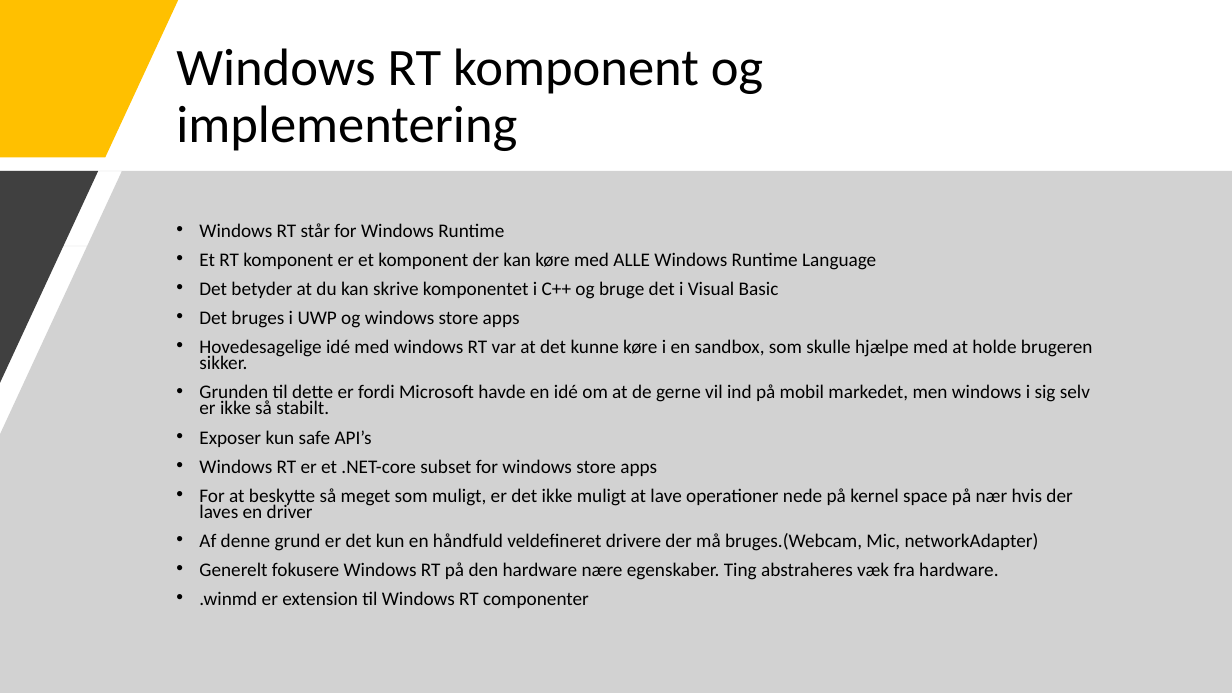
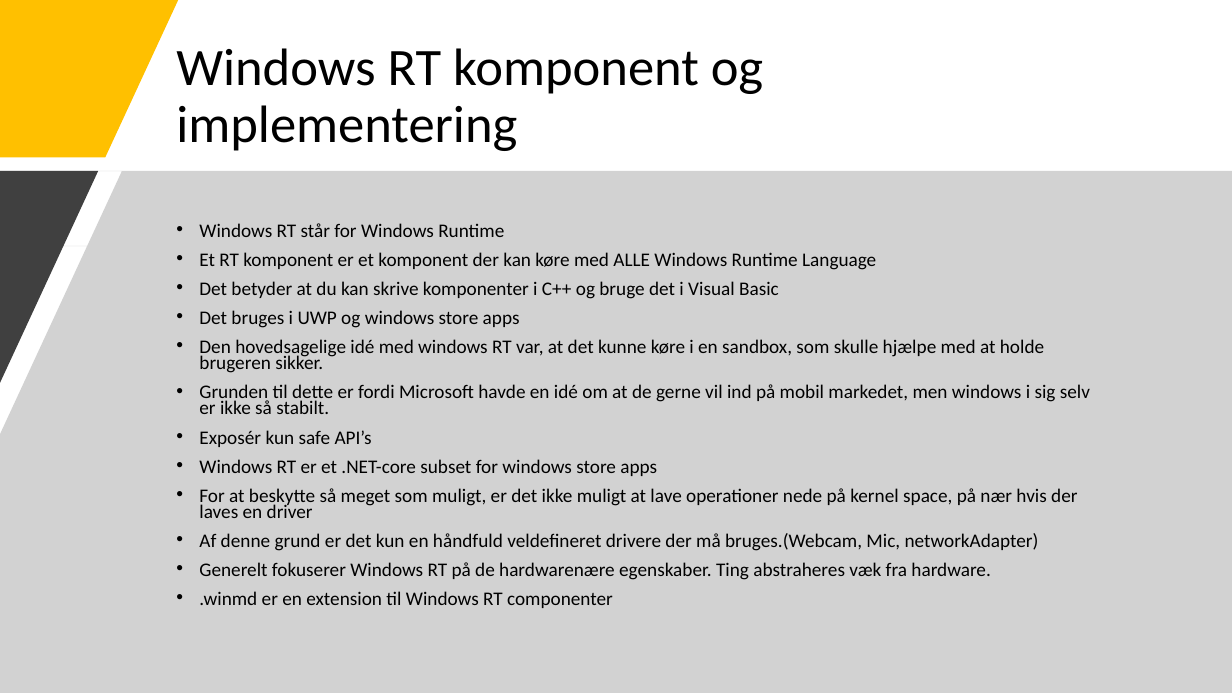
Before and after one commit to Bl0bb3r/KPU_CBD, a slide deck: slide 8 of Presentations/7_CrossPlatform.pptx. Drawn at 1232x693 pixels with LibreOffice and Linux fonts; fonts in the diff are those of the drawing. Boxes give left, top, right and bottom in pixels: in the first picture for what was removed or moved away, otherwise in the second. Text is boxed around its words. In the diff, an @@ line names an element or a change of style, - is before the commit and + after.

```diff
--- a/Presentations/7_CrossPlatform.pptx
+++ b/Presentations/7_CrossPlatform.pptx
@@ text at [199, 281, 779, 299]: text changed @@
-• Det betyder at du kan skrive komponentet i C++ og bruge det i Visual Basic
+• Det betyder at du kan skrive komponenter i C++ og bruge det i Visual Basic
@@ text at [199, 339, 1044, 373]: text changed @@
-• Hovedesagelige idé med windows RT var at det kunne køre i en sandbox, som skulle hjælpe med at holde brugeren sikker.
+• Den hovedsagelige idé med windows RT var, at det kunne køre i en sandbox, som skulle hjælpe med at holde brugeren sikker.
@@ text at [199, 430, 372, 447]: text changed @@
-• Exposer kun safe API’s
+• Exposér kun safe API’s
@@ text at [199, 488, 1077, 518]: text changed @@
-• For at beskytte så meget som muligt, er det ikke muligt at lave operationer nede på kernel space på nær hvis der laves en driver
+• For at beskytte så meget som muligt, er det ikke muligt at lave operationer nede på kernel space, på nær hvis der laves en driver
@@ text at [199, 562, 990, 608]: text changed @@
-• Generelt fokusere Windows RT på den hardware nære egenskaber. Ting abstraheres væk fra hardware.
-• .winmd er extension til Windows RT componenter
+• Generelt fokuserer Windows RT på de hardwarenære egenskaber. Ting abstraheres væk fra hardware.
+• .winmd er en extension til Windows RT componenter
```
Also in this commit, not shown: 3 other slides changed, 10 other files.
